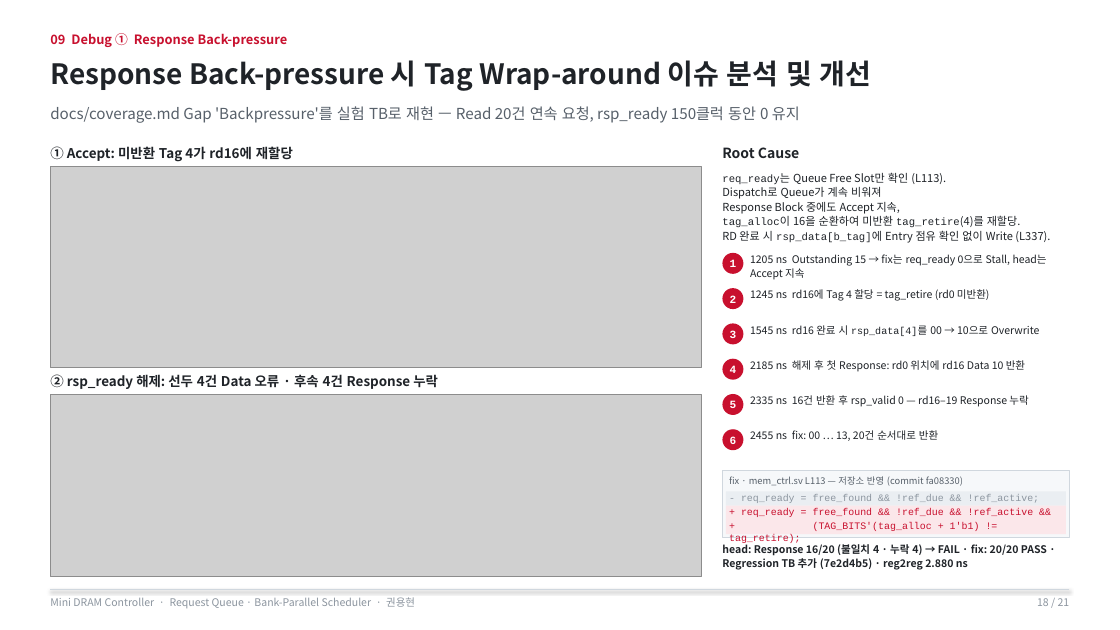
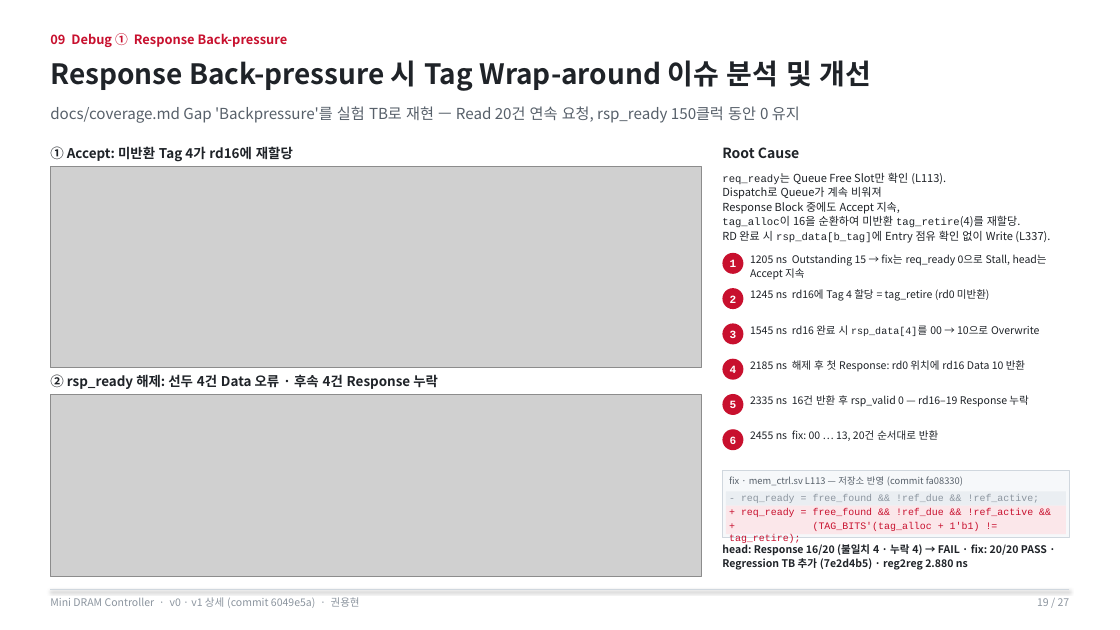
Before and after one commit to yhkwon-git/mini-dram-controller, a slide deck: slide 19 of portfolio-deck/MiniDramController_Portfolio.pptx (slide 18 before the commit). Drawn at 1120x630 pixels with LibreOffice and Linux fonts; fonts in the diff are those of the drawing; grey boxes stand for pictures. Boxes give left, top, right and bottom in pixels: in the first picture for what was removed or moved away, otherwise in the second. Text is boxed around its words. In the diff, an @@ line names an element or a change of style, - is before the commit and + after.

```diff
--- a/portfolio-deck/MiniDramController_Portfolio.pptx
+++ b/portfolio-deck/MiniDramController_Portfolio.pptx
@@ text at box(50, 597, 360, 608): text changed @@
-Mini DRAM Controller · Request Queue · Bank-Parallel Scheduler · 권용현
+Mini DRAM Controller · v0 · v1 상세 (commit 6049e5a) · 권용현
@@ text at box(1037, 598, 1070, 606): text changed @@
-18 / 21
+19 / 27
```
Also in this commit, not shown: 20 other slides changed, 6 slides added, 3 other files.
